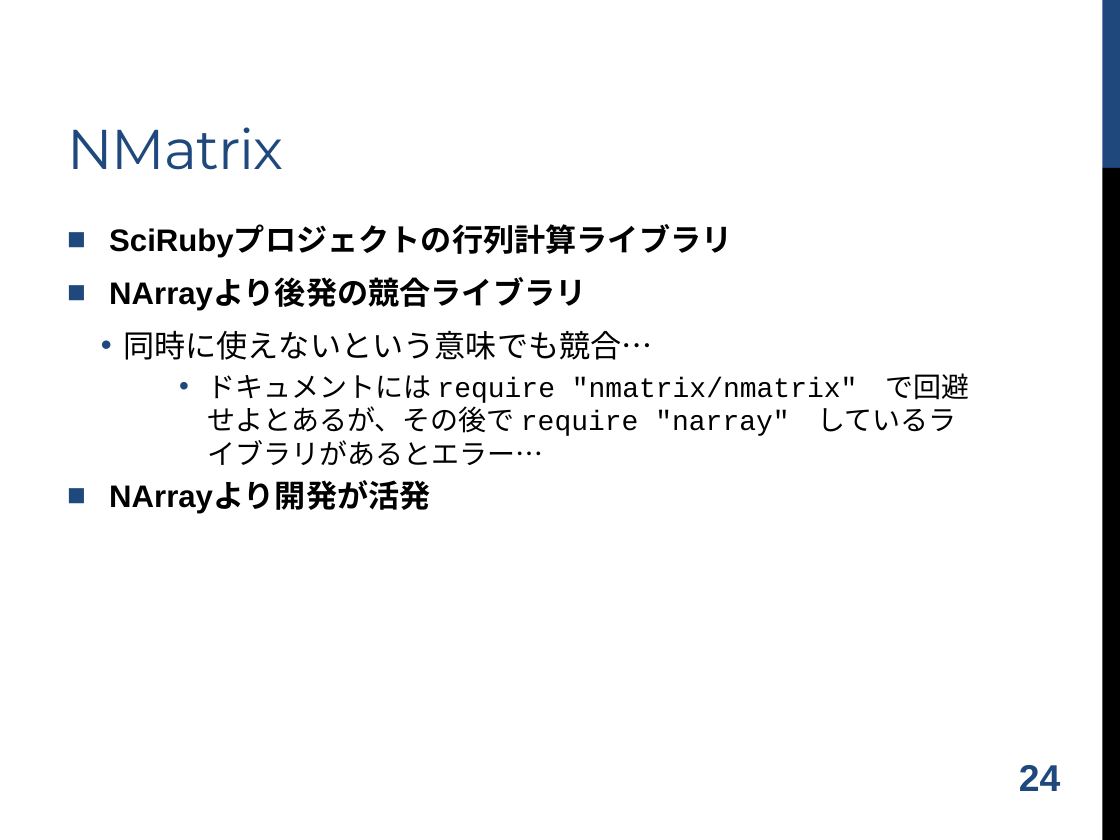
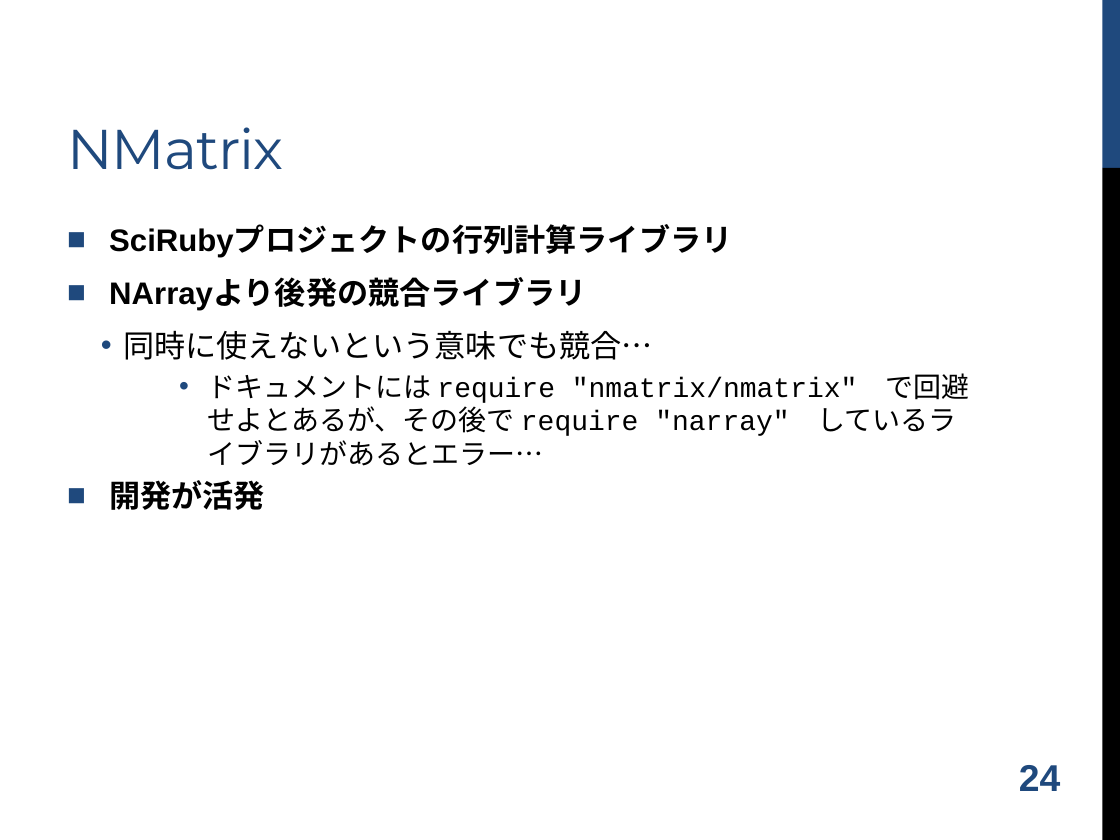
Before and after one commit to shugo/DCW2016, a slide deck: slide 25 of ruby_data_analysis.pptx. Drawn at 1120x840 pixels with LibreOffice and Linux fonts; fonts in the diff are those of the drawing; background and template pictures are left out. Boxes give left, top, right and bottom in pixels: in the first picture for what was removed or moved away, otherwise in the second. Text is boxed around its words. In the diff, an @@ line names an element or a change of style, - is before the commit and + after.

```diff
--- a/ruby_data_analysis.pptx
+++ b/ruby_data_analysis.pptx
@@ text at box(109, 480, 265, 510): text changed @@
-■ NArrayより開発が活発
+■ 開発が活発
```
Also in this commit, not shown: 3 other slides changed, 2 slides added.
